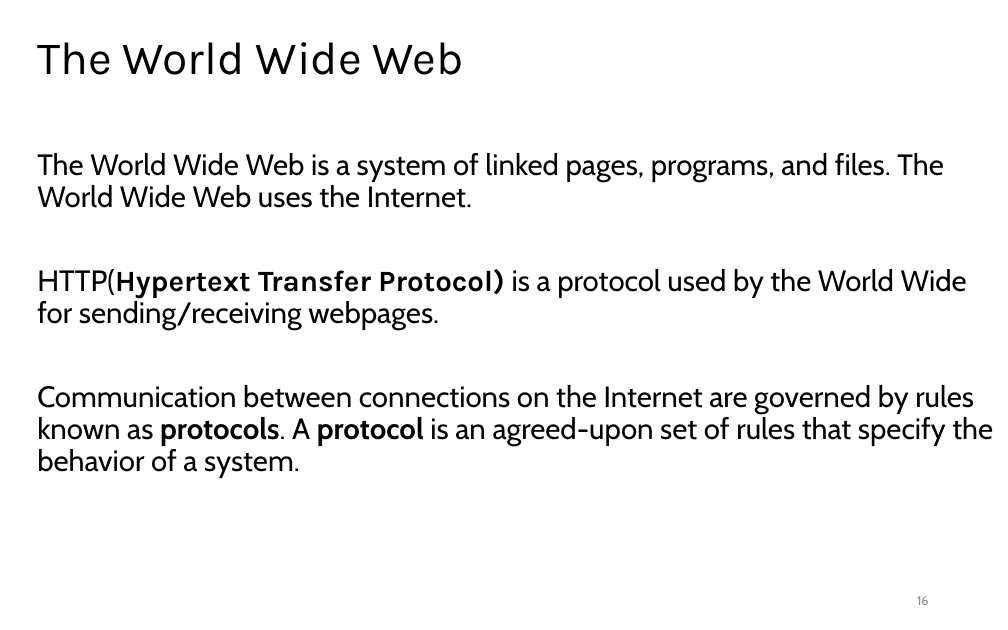
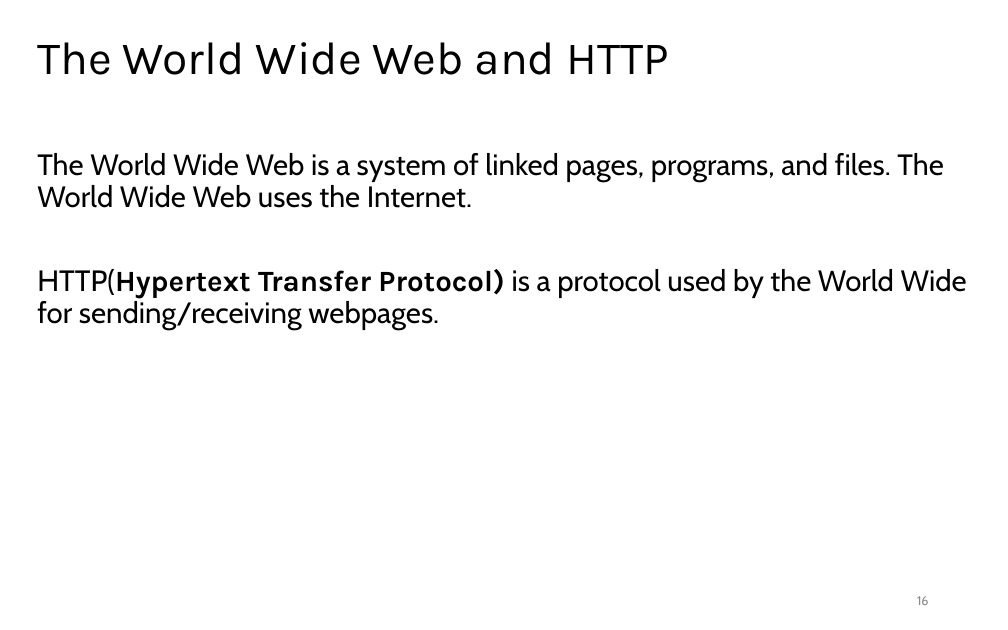
Before and after one commit to LongBaoNguyen/longbaonguyen.github.io, a slide deck: slide 16 of courses/apcsp/lect18.pptx. Drawn at 1008x630 pixels with LibreOffice and Linux fonts; fonts in the diff are those of the drawing. Boxes give left, top, right and bottom in pixels: in the first picture for what was removed or moved away, otherwise in the second. Text is boxed around its words. In the diff, an @@ line names an element or a change of style, - is before the commit and + after.

```diff
--- a/courses/apcsp/lect18.pptx
+++ b/courses/apcsp/lect18.pptx
@@ title at (x1=37, y1=42, x2=669, y2=75): text changed @@
-The World Wide Web
+The World Wide Web and HTTP
@@ text at (x1=37, y1=385, x2=993, y2=478): paragraph removed @@
-Communication between connections on the Internet are governed by rules known as protocols. A protocol is an agreed-upon set of rules that specify the behavior of a system.
```
Also in this commit, not shown: 1 other slide changed, 1 other file.
